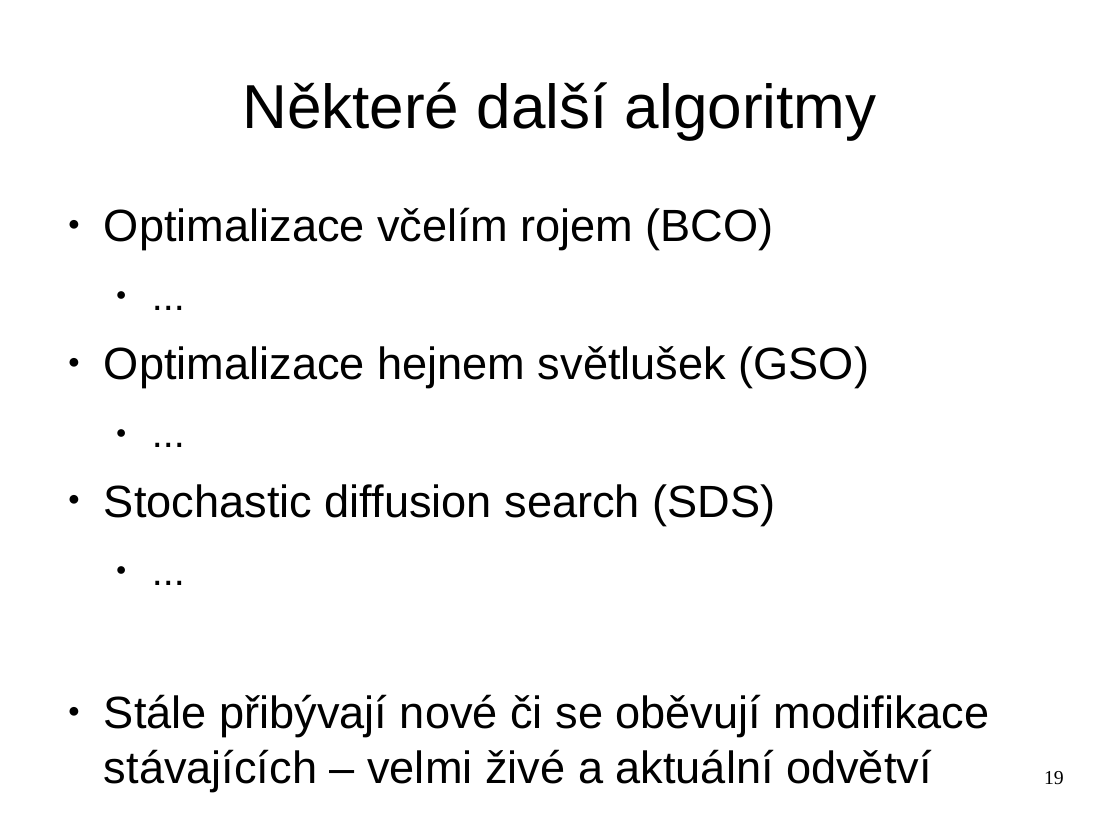
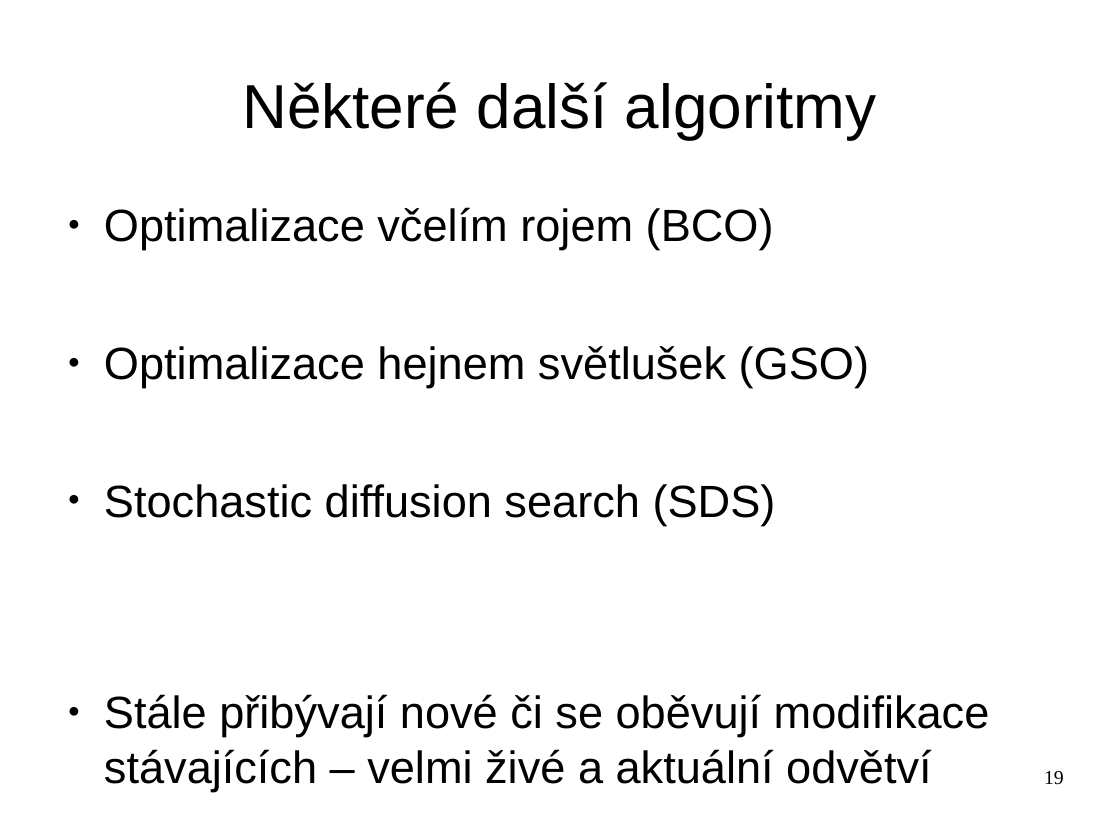
Before and after one commit to hellerstanislav/sin, a slide deck: slide 19 of presentation/swarm.odp. Drawn at 1120x840 pixels with LibreOffice and Linux fonts; fonts in the diff are those of the drawing. Boxes give left, top, right and bottom in pixels: in the first picture for what was removed or moved away, otherwise in the second. Text is boxed around its words. In the diff, an @@ line names an element or a change of style, - is before the commit and + after.

```diff
--- a/presentation/swarm.odp
+++ b/presentation/swarm.odp
@@ text at [104, 207, 990, 791]: paragraph removed @@
-  ● ...
@@ text at [104, 207, 990, 791]: paragraph removed @@
-  ● ...
@@ text at [104, 207, 990, 791]: paragraph removed @@
-  ● ...
```
Also in this commit, not shown: 5 other slides changed, 5 other files.
